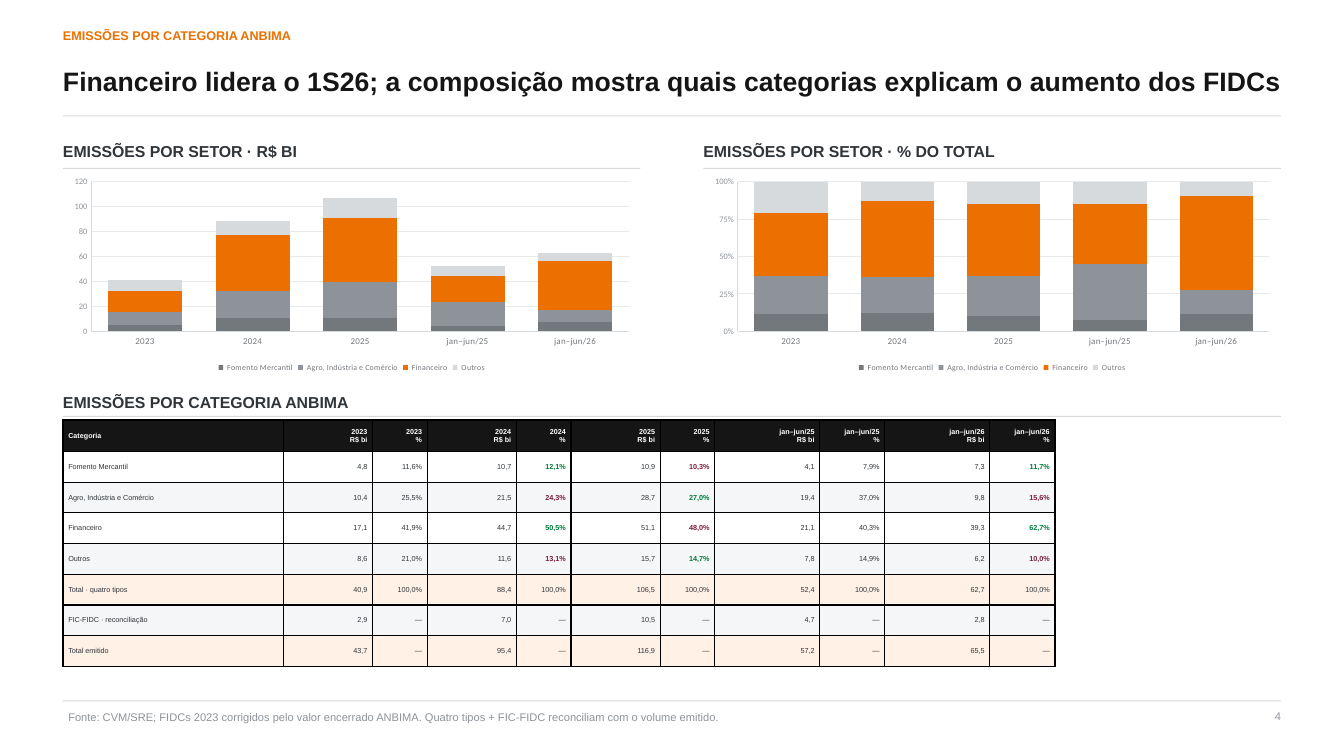
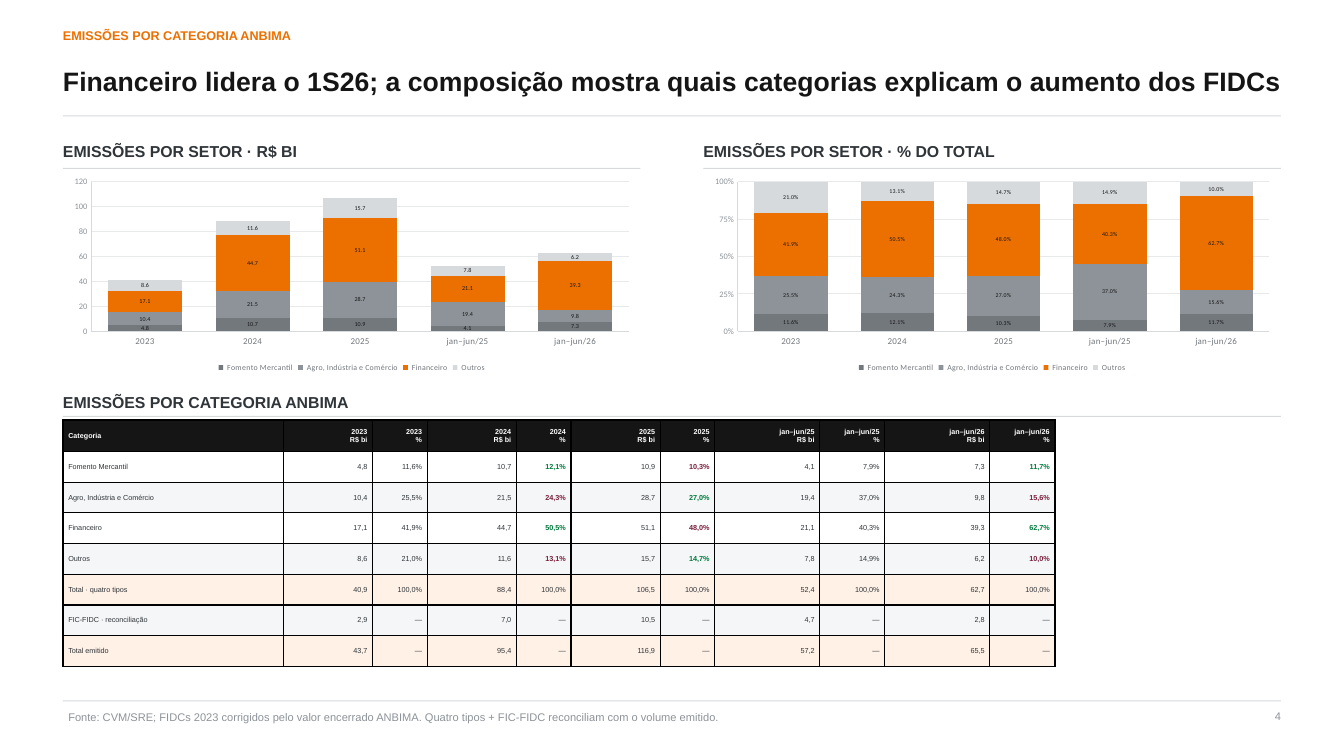
Before and after one commit to abalroar/fidc, a slide deck: slide 4 of data/industry_study/generated_revision/industry_executive_revised.pptx. Drawn at 1344x756 pixels with LibreOffice and Linux fonts; fonts in the diff are those of the drawing. Boxes give left, top, right and bottom in pixels: in the first picture for what was removed or moved away, otherwise in the second. Text is boxed around its words. In the diff, an @@ line names an element or a change of style, - is before the commit and + after.

```diff
--- a/data/industry_study/generated_revision/industry_executive_revised.pptx
+++ b/data/industry_study/generated_revision/industry_executive_revised.pptx
@@ column stacked chart at box(63, 172, 640, 377) @@
-Fomento Mercantil: 5, 11, 11, 4, 7
+Fomento Mercantil: 4.751894, 10.685143, 10.934801, 4.13996, 7.320319
@@ data labels of Fomento Mercantil added @@
-Agro, Indústria e Comércio: 10, 21, 29, 19, 10
+Agro, Indústria e Comércio: 10.432998, 21.484604, 28.719657, 19.393813, 9.783637
@@ data labels of Agro, Indústria e Comércio added @@
-Financeiro: 17, 45, 51, 21, 39
+Financeiro: 17.130553, 44.666092, 51.126761, 21.121682, 39.327999
@@ data labels of Financeiro added @@
-Outros: 9, 12, 16, 8, 6
+Outros: 8.566134, 11.550764, 15.682129, 7.792147, 6.242784
@@ data labels of Outros added @@
@@ column stacked 100% chart at box(704, 172, 1281, 377) @@
-Fomento Mercantil: 12, 12, 10, 8, 12
+Fomento Mercantil: 0.116236, 0.120891, 0.10271, 0.078935, 0.116799
@@ data labels of Fomento Mercantil added @@
-Agro, Indústria e Comércio: 26, 24, 27, 37, 16
+Agro, Indústria e Comércio: 0.2552, 0.243075, 0.269761, 0.369775, 0.156102
@@ data labels of Agro, Indústria e Comércio added @@
-Financeiro: 42, 51, 48, 40, 63
+Financeiro: 0.419029, 0.505349, 0.480229, 0.40272, 0.627494
@@ data labels of Financeiro added @@
-Outros: 21, 13, 15, 15, 10
+Outros: 0.209535, 0.130685, 0.147301, 0.14857, 0.099606
@@ data labels of Outros added @@
```
Also in this commit, not shown: 16 other slides changed, 7 slides removed, 23 other files.
